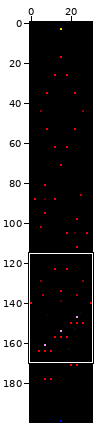
Two states of a sprite sheet, Scrolling Shooter/out/production/Scrolling Shooter/level2.png. Above: a wide view before the commit, with the close-up outlined.
Close-up. Before the edit:
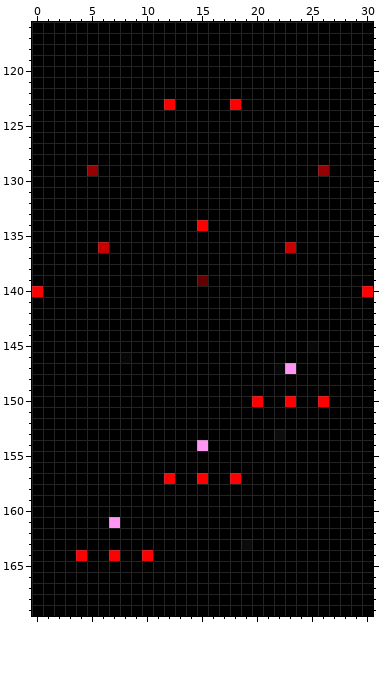
The file is 31x200 pixels. Colours within 5 levels of each other are drawn and written as one. Shown: x 0..30, y 116..169.
The same view after the edit:
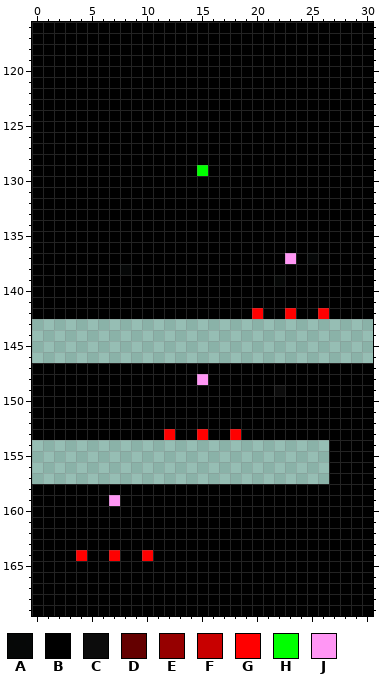
Palette (. is transparent): A #000000f4  B #000000  C #0c0c0c  D #640000  E #960000  F #c80000  G #ff0000  H #00ff00  J #ff96f4
What changed:
Colour B becomes colour A in row 137 at x 25; in row 138 at x 8; in row 139 at x 22.
Colour A becomes colour B in row 147 at x 22.
Colour C becomes colour B in row 153 at x 22; in row 163 at x 19.
Colour D becomes colour B in row 139 at x 15.
Colour E becomes colour B in row 129 at x 5 and 26.
Colour F becomes colour B in row 136 at x 6 and 23.
Colour G becomes colour B in row 123 at x 12 and 18; in row 134 at x 15; in row 140 at x 0 and 30; in row 150 at x 20, 23 and 26.
Colour J becomes colour B in row 147 at x 23; in row 161 at x 7.
Colour B becomes colour C in row 149 at x 22.
Colour B becomes colour G in row 142 at x 20, 23 and 26; in row 153 at x 12, 15 and 18.
Colour B becomes colour H in row 129 at x 15.
Colour B becomes colour J in row 137 at x 23; in row 148 at x 15; in row 159 at x 7.
The author cleared colour A in row 145 at x 25; in row 146 at x 8.
The author cleared colour B in rows 143 to 144 at x 0 to 30; in row 145 at x 0 to 24 and 26 to 30; in row 146 at x 0 to 7 and 9 to 30; in row 154 at x 0 to 14 and 16 to 26; in rows 155 to 156 at x 0 to 26; in row 157 at x 0 to 11, 13 to 14, 16 to 17 and 19 to 26.
The author cleared colour G in row 157 at x 12, 15 and 18.
The author cleared colour J in row 154 at x 15.
Pixel boxes of the changes (left, top, right, bottom) in both close-ups:
changed: (164, 99, 175, 110)
changed: (230, 99, 241, 110)
changed: (87, 165, 98, 176)
changed: (197, 165, 208, 176)
changed: (318, 165, 329, 176)
changed: (32, 220, 373, 528)
changed: (241, 539, 252, 550)
